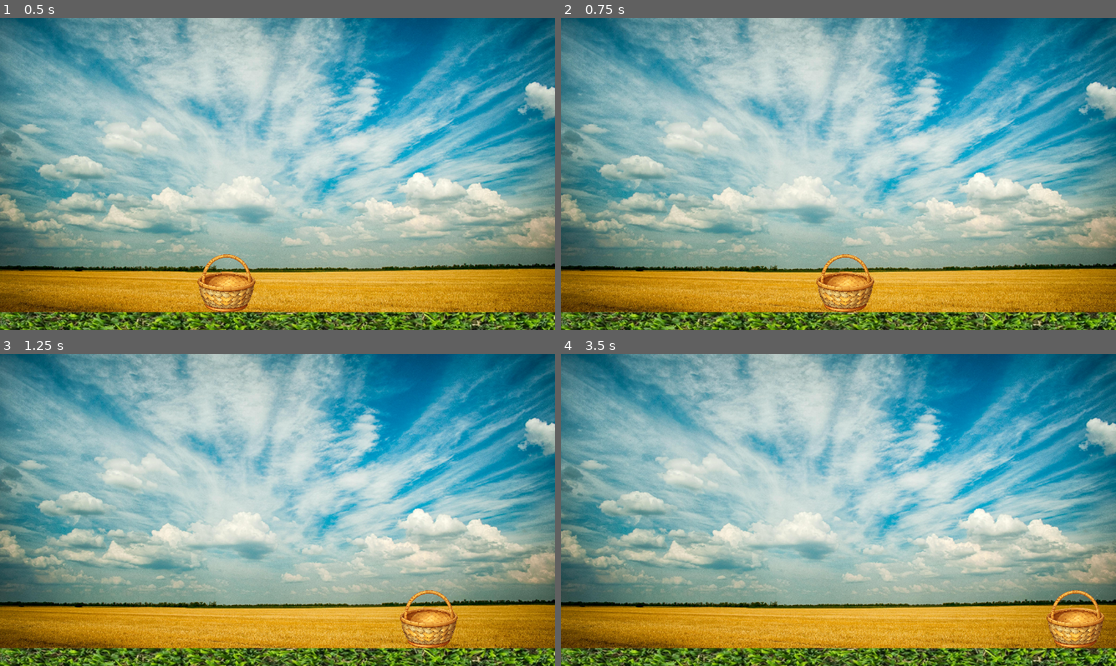
Above: before the commit, frames 1-4 (two rows, left to right).
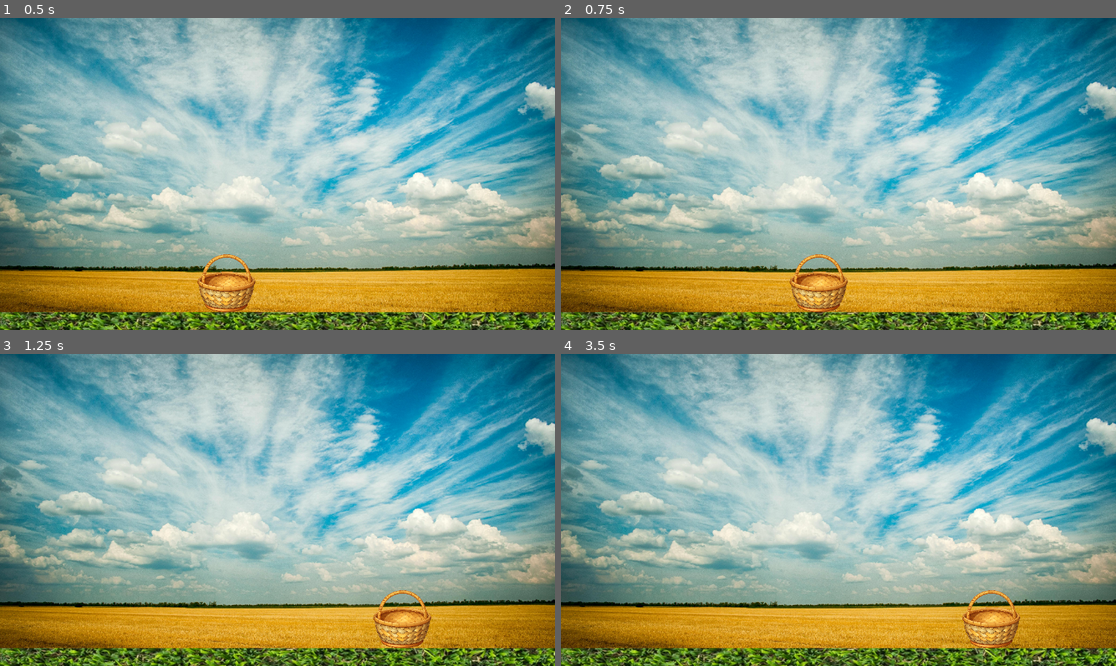
Above: after the commit, the same moments.

Repository: BenMyhillJones/CS12-2025-GithubGodot
Game: Godot game, scene res://appleDropper.tscn
Two runs of this game, one before a commit and one after it. Both use one fixed random seed, a clock stepped at 60 frames per second and the inputs below.
Inputs:
- Up to frame 1 (0.5 s): no input
- Up to frame 2 (0.75 s): tap Enter at 0.5 s; hold D (MoveRight) from 0.53 s (still down); tap W (Jump) at 0.6 s
- Up to frame 3 (1.25 s): keep holding D (MoveRight); tap W (Jump) at 0.77, 1.07 s
- Up to frame 4 (3.5 s): tap W (Jump) at 1.35, 1.52, 1.82, 2.1, 2.85, 3.02, 3.32 s; tap Space at 2 s; release D (MoveRight) at 2.03 s; hold A (MoveLeft) 2.03-2.78 s; hold D (MoveRight) from 2.78 s (still down)

Frame 1 is identical in both runs. In frame 2, 1.7% of the frame differs, in the area x 41-57%, y 75-95%; in frame 3, 1.7%; in frame 4, 2.3%, in the area x 72-98%, y 75-95%.

Commit message:
fixed movement

Diff:
--- a/player.gd
+++ b/player.gd
@@ -1,29 +1,36 @@
 extends CharacterBody2D
 
 @export var speed := 600.0
+@export var acceleration := 3000.0
+@export var friction := 800.0  # lower friction = more slippery
 @export var jump_force := 0
 @export var gravity := 10000
 
-@export var max_jumps := 10000   # 1 = normal jump, 2 = double jump
+@export var max_jumps := 2
 var jumps_left := 0
 
 func _ready():
 	jumps_left = max_jumps
 
 func _physics_process(delta):
-	# Apply gravity if not on floor
+	# Gravity
 	if not is_on_floor():
 		velocity.y += gravity * delta
-		velocity.x = velocity.x + 1
 	else:
-		# Reset jumps when touching the ground
 		jumps_left = max_jumps
 
-	# Horizontal movement
-	var direction = Input.get_axis("MoveLeft", "MoveRight")
-	velocity.x = direction * speed
+	# INPUT
+	var direction := Input.get_axis("MoveLeft", "MoveRight")
 
-	# Jump (allows double jump)
+	# Horizontal acceleration (ice physics)
+	if direction != 0:
+		# accelerate toward input direction
+		velocity.x = move_toward(velocity.x, direction * speed, acceleration * delta)
+	else:
+		# no input → apply friction but not instant stop
+		velocity.x = move_toward(velocity.x, 0, friction * delta)
+
+	# Jumping
 	if Input.is_action_just_pressed("Jump") and jumps_left > 0:
 		velocity.y = jump_force
 		jumps_left -= 1
